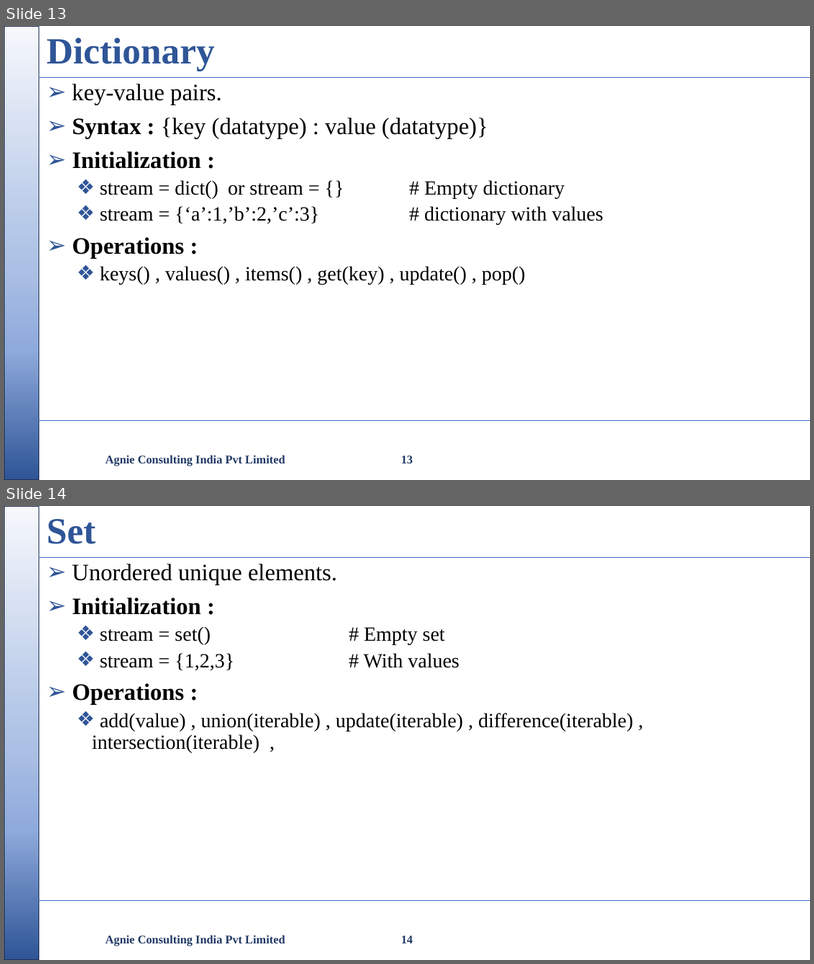
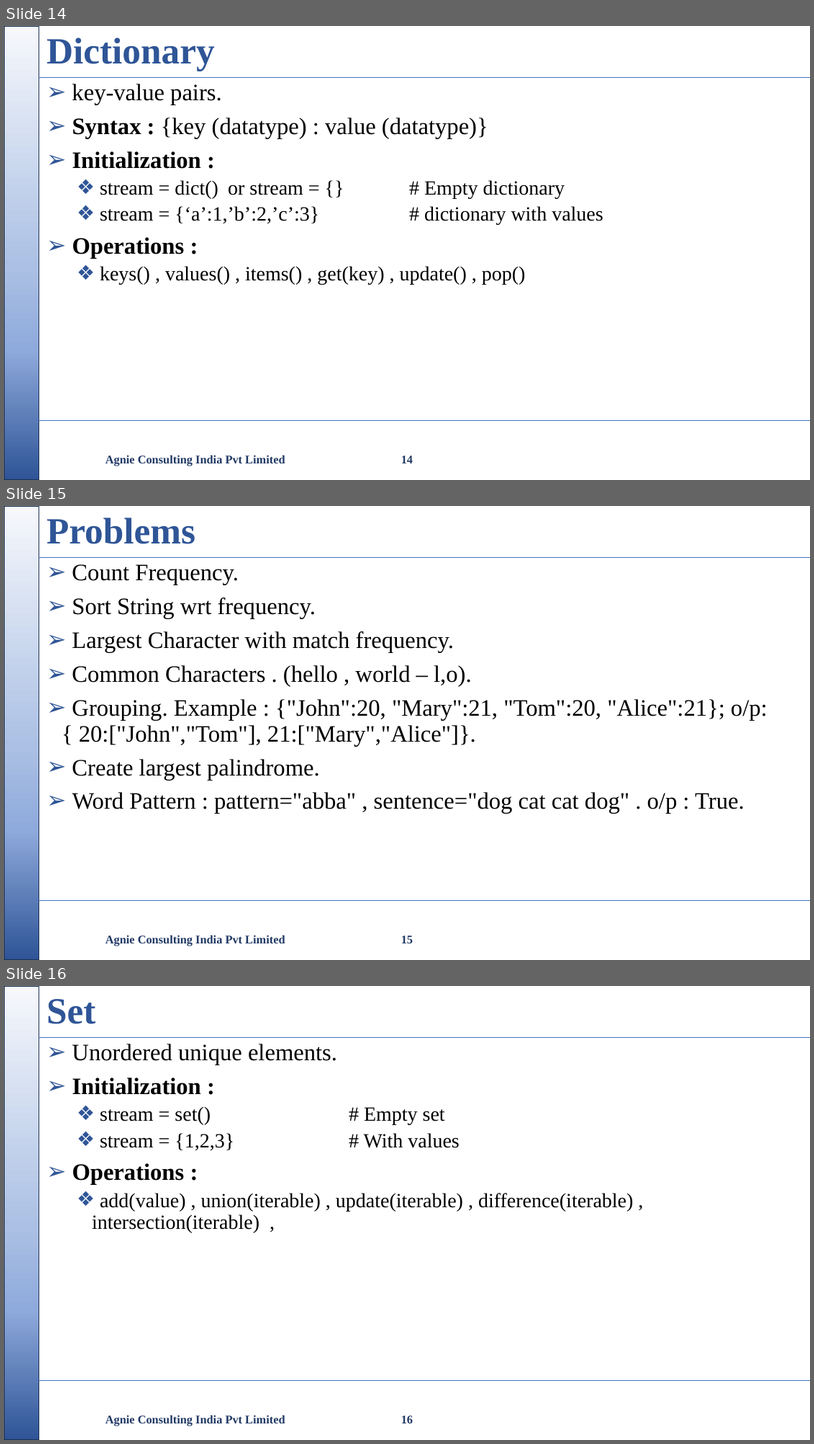
Before and after one commit to nikishdaniel1-del/Python-Cls, a slide deck: python class/Python Class.pptx. Shown one above the other, each under a label of ours: slides 13 and 14 before the commit, slides 14, 15 and 16 after it. The pictures are 814x964 and 814x1444 pixels, drawn with LibreOffice and Linux fonts; fonts in the diff are those of the drawing; background and template pictures are left out. Boxes give left, top, right and bottom in pixels: in the first picture for what was removed or moved away, otherwise in the second. Text is boxed around its words. In the diff, an @@ line names an element or a change of style, - is before the commit and + after.

```diff
--- a/python class/Python Class.pptx
+++ b/python class/Python Class.pptx
@@ slide 15 added at [4,506,810,960], background #FFFFFF; not listed: 3 template elements that a slide beside it also shows @@
@@ title added at [46,518,196,544], 44 pt, text #2F5597, bold @@
+Problems
@@ text added at [72,564,768,813], 28 pt, text #000000 @@
+➢ Count Frequency.
+➢ Sort String wrt frequency.
+➢ Largest Character with match frequency.
+➢ Common Characters . (hello , world – l,o).
+➢ Grouping. Example : {"John":20, "Mary":21, "Tom":20, "Alice":21}; o/p:{ 20:["John","Tom"], 21:["Mary","Alice"]}.
+➢ Create largest palindrome.
+➢ Word Pattern : pattern="abba" , sentence="dog cat cat dog" . o/p : True.
@@ text added at [106,934,285,946], 14 pt, text #203864, bold @@
+Agnie Consulting India Pvt Limited
@@ page number added at [401,935,413,943], 14 pt, text #203864, bold @@
+15
@@ what was slide 13 is now slide 14 @@
@@ page number at [401,455,413,463]: text changed @@
-13
+14
@@ what was slide 14 is now slide 16 @@
@@ page number at [401,1415,413,1423]: text changed @@
-14
+16
```
Also in this commit, not shown: 1 slide changed, 2 other slides added, 3 other files.
